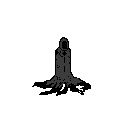
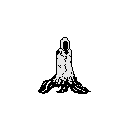
Before/after of a 128x128 layered artwork. What changed in the layer stack:
renamed "Paint Layer 1" to "Base Demon", painted on it over 32, 32, 91, 96
